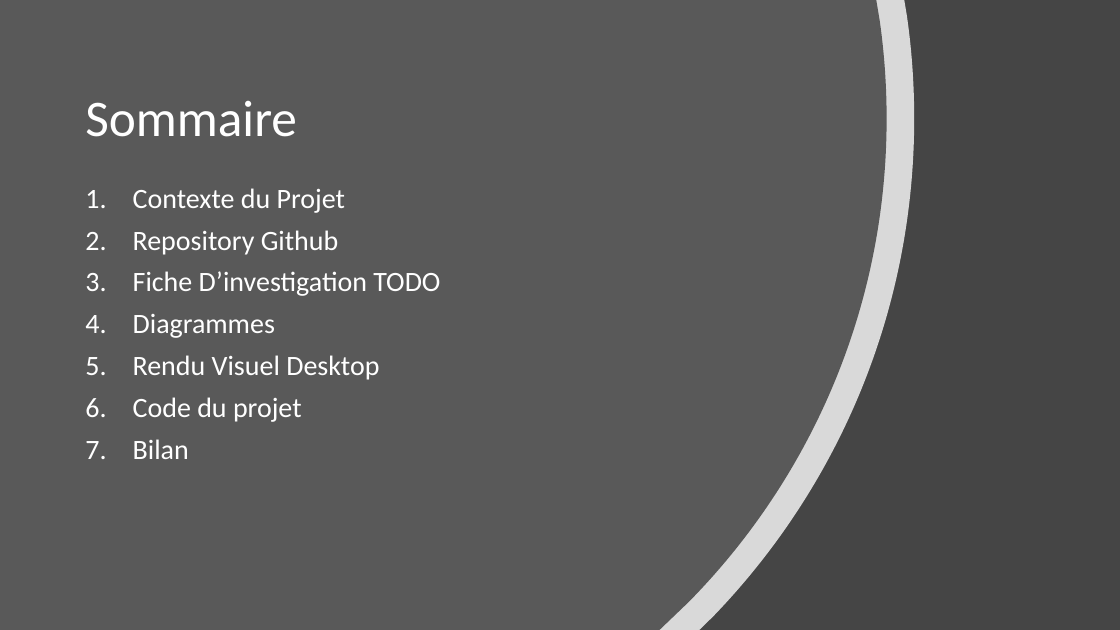
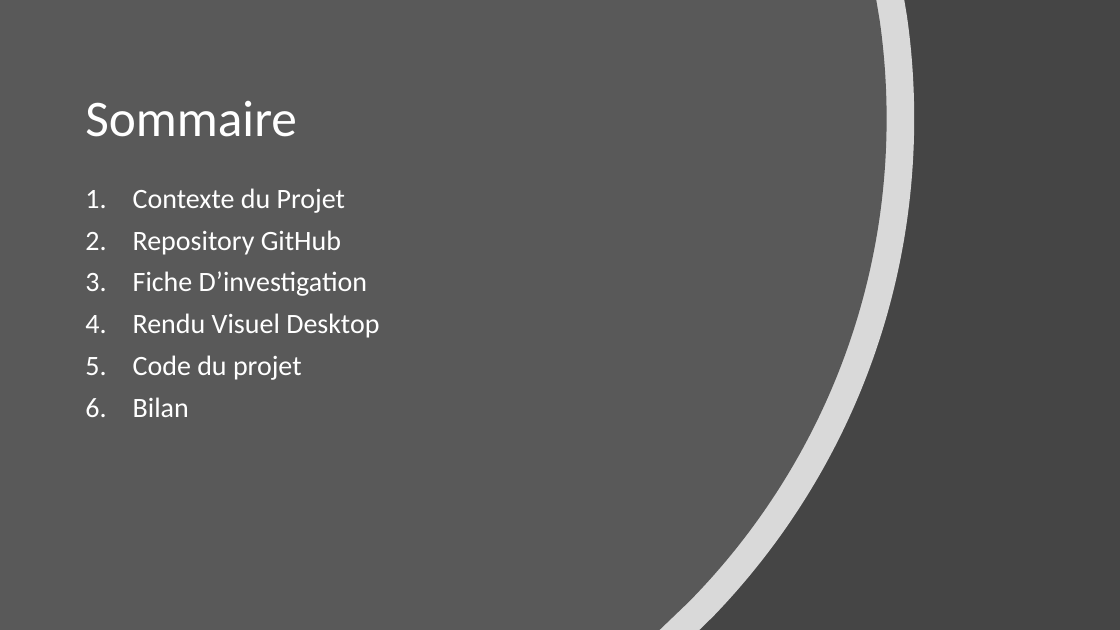
Before and after one commit to Dakusy/P11_PetitsPlats, a slide deck: slide 2 of P7.pptx. Drawn at 1120x630 pixels with LibreOffice and Linux fonts; fonts in the diff are those of the drawing. Boxes give left, top, right and bottom in pixels: in the first picture for what was removed or moved away, otherwise in the second. Text is boxed around its words. In the diff, an @@ line names an element or a change of style, - is before the commit and + after.

```diff
--- a/P7.pptx
+++ b/P7.pptx
@@ text at <box>133,230,367,296</box>: text changed @@
-2. Repository Github
-3. Fiche D’investigation TODO
-4. Diagrammes
+2. Repository GitHub
+3. Fiche D’investigation
```
Also in this commit, not shown: 2 other slides changed, 5 other files.
